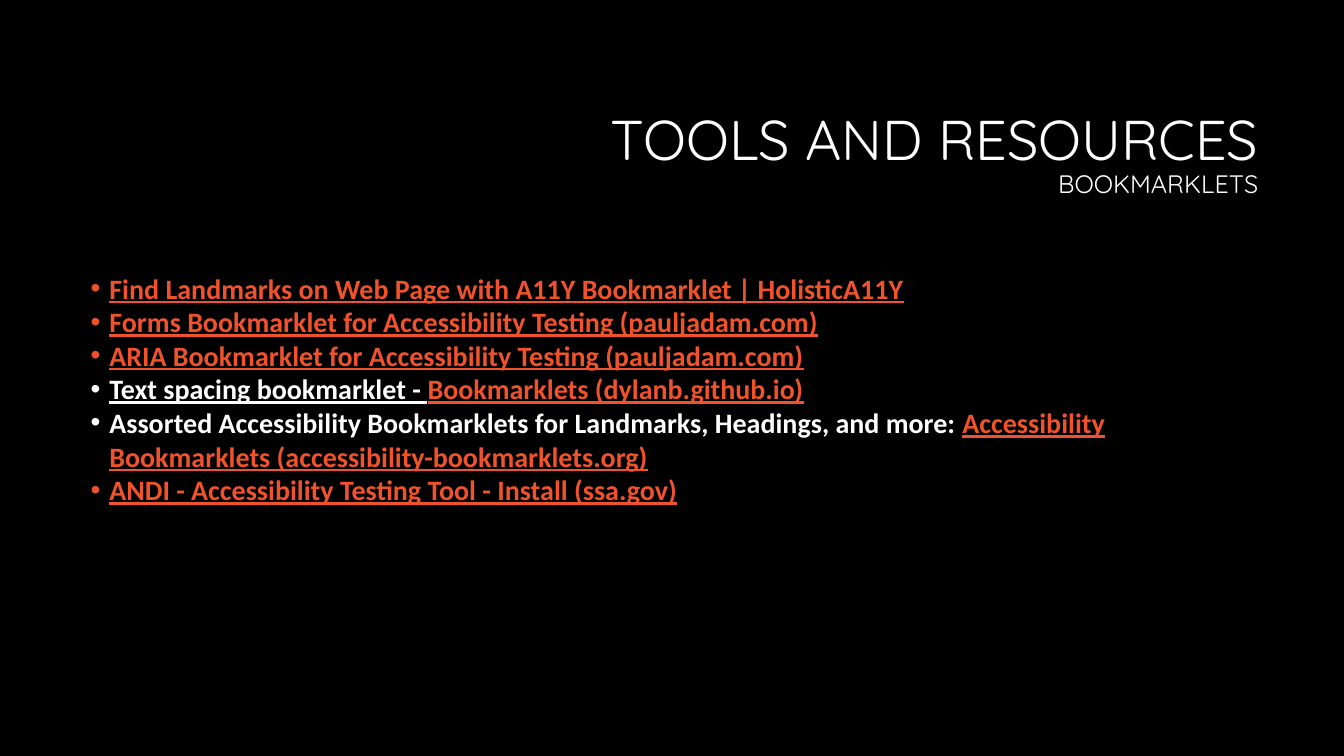
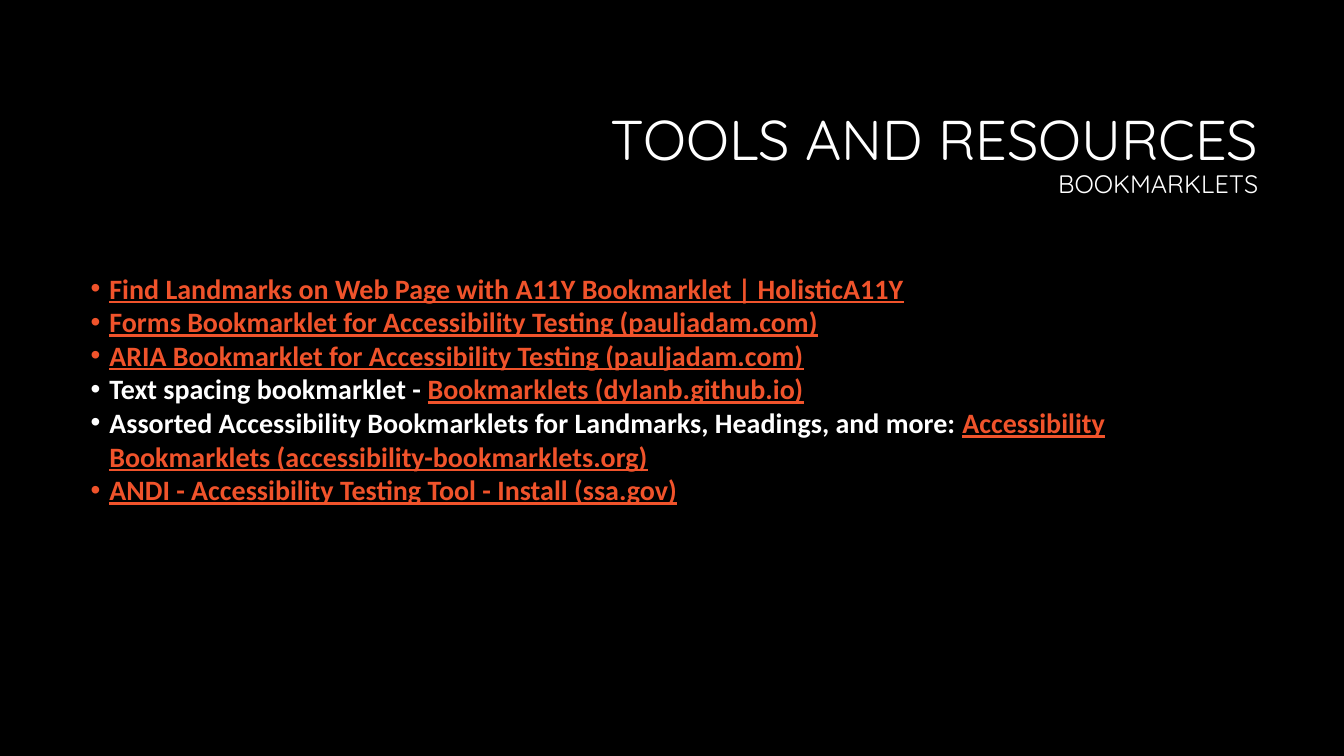
Before and after one commit to CorgiDev/A11y-Materials, a slide deck: slide 15 of Presenations/2023 Presentations/AccessibilityTesting101-CincyDeliver2023.pptx. Drawn at 1344x756 pixels with LibreOffice and Linux fonts; fonts in the diff are those of the drawing; background and template pictures are left out. Boxes give left, top, right and bottom in pixels: in the first picture for what was removed or moved away, otherwise in the second. Text is boxed around its words. In the diff, an @@ line names an element or a change of style, - is before the commit and + after.

```diff
--- a/Presenations/2023 Presentations/AccessibilityTesting101-CincyDeliver2023.pptx
+++ b/Presenations/2023 Presentations/AccessibilityTesting101-CincyDeliver2023.pptx
@@ text at box(109, 378, 803, 404): underline off in "Text spacing bookmarklet -" @@
```
Also in this commit, not shown: 4 other slides changed.
